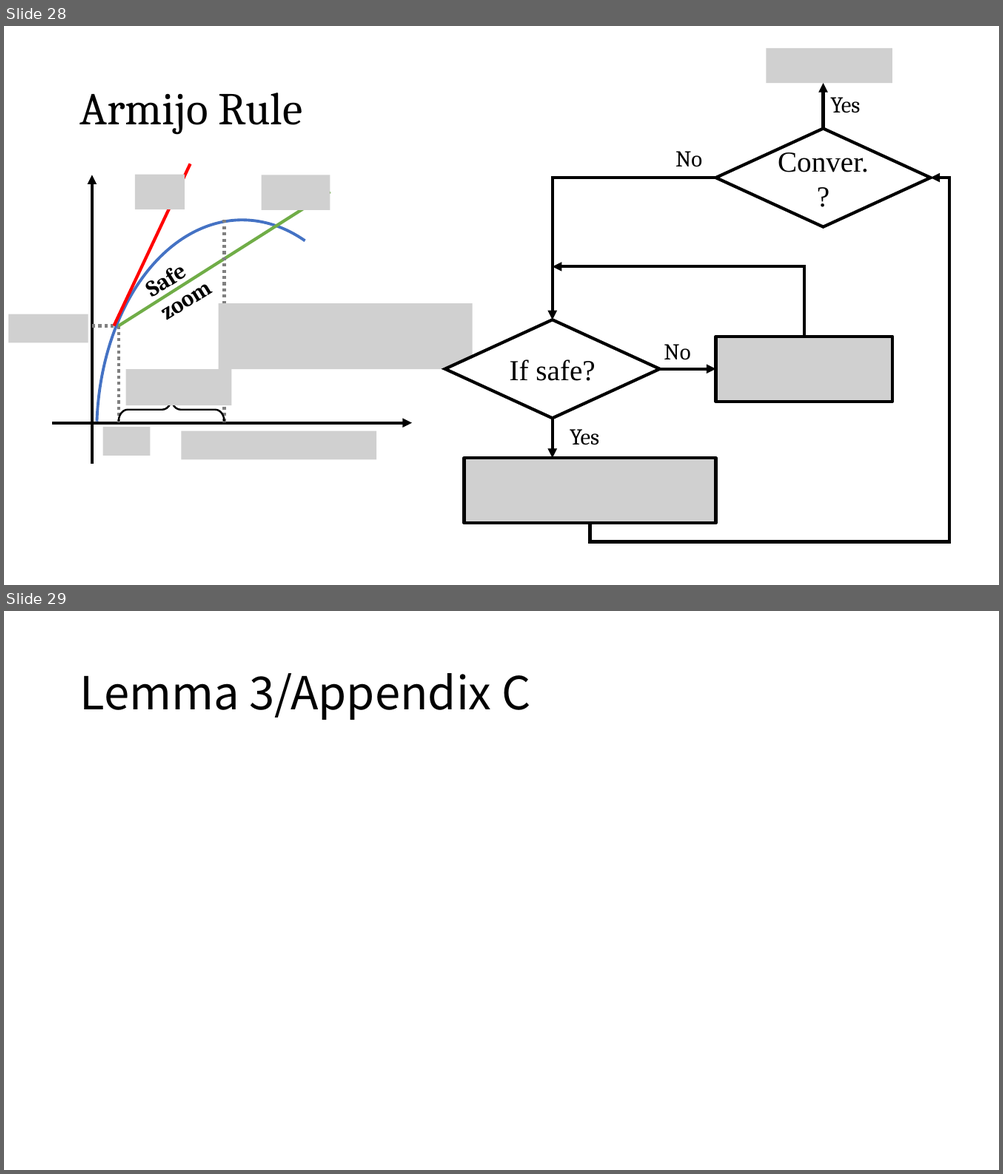
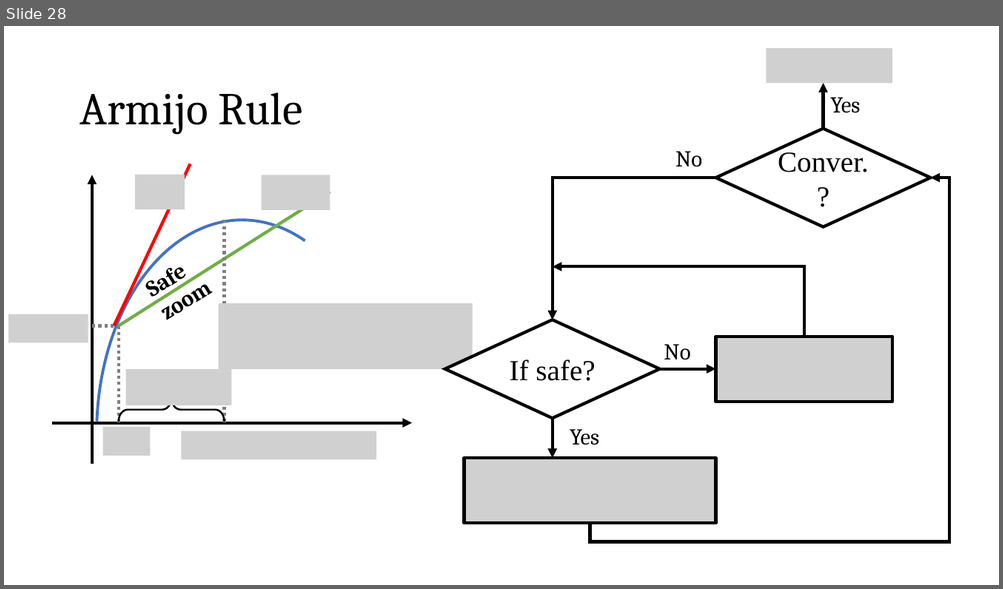
Before and after one commit to Brook1711/RIS-Angular-Domain, a slide deck: doc/RIS-angular-domain组会汇报.pptx. Shown one above the other, each under a label of ours: slides 28 and 29 before the commit, slide 28 after it. The pictures are 1003x1174 and 1003x589 pixels, drawn with LibreOffice and Linux fonts; fonts in the diff are those of the drawing; grey boxes stand for pictures. Boxes give left, top, right and bottom in pixels: in the first picture for what was removed or moved away, otherwise in the second. Text is boxed around its words. In the diff, an @@ line names an element or a change of style, - is before the commit and + after.

```diff
--- a/doc/RIS-angular-domain组会汇报.pptx
+++ b/doc/RIS-angular-domain组会汇报.pptx
@@ slide 29 removed at (4,611,999,1170), background #FFFFFF @@
@@ title removed at (79,673,530,720) @@
-Lemma 3/Appendix C
```
Also in this commit, not shown: 2 slides added.
